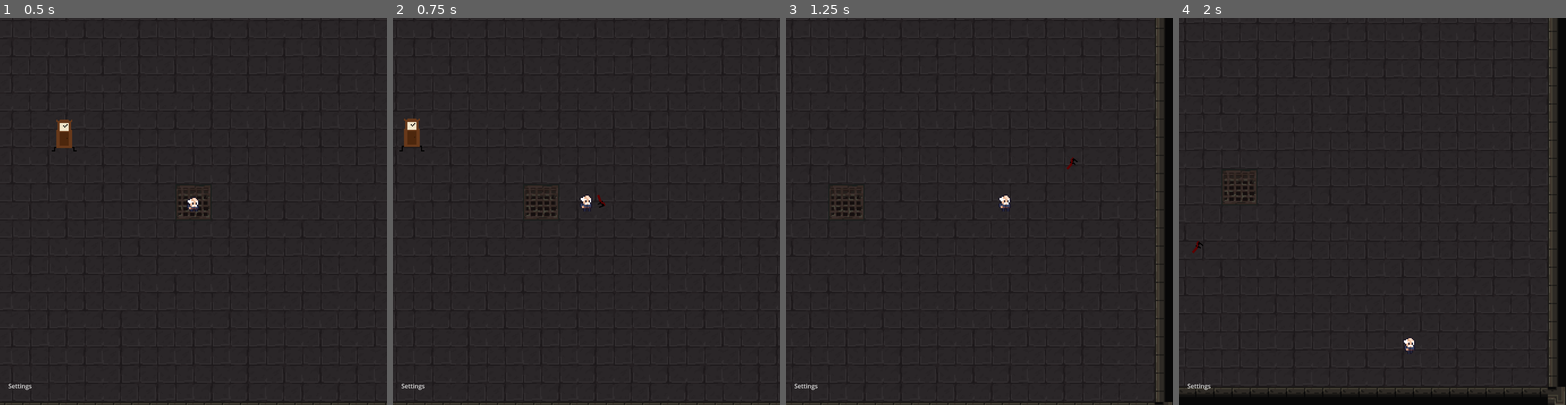
Above: before the commit, frames 1-4 (left to right).
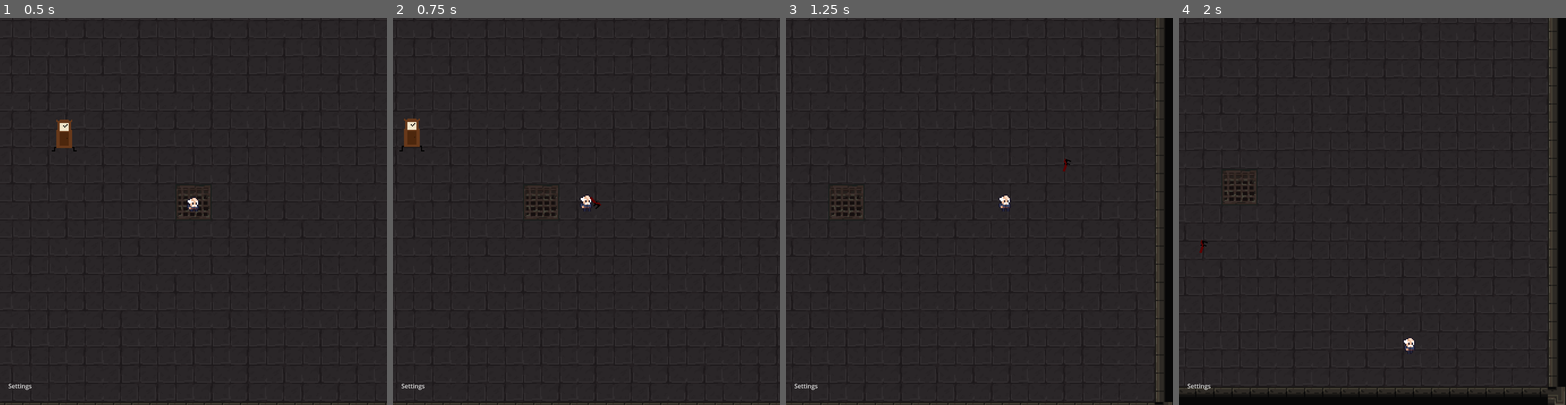
Above: after the commit, the same moments.

Repository: Jodios/JameGam30
Game: Godot game, scene res://levels/level_one/level_one.tscn
Same seed, same stepped clock (60 frames per second), same inputs: the game is played once before the commit and once after it.
Inputs (mouse positions are in pixels of both pictures, inside the frame that each line leads up to):
- Up to frame 1 (0.5 s): no input
- Up to frame 2 (0.75 s): tap Enter at 0.5 s; move the mouse to (671, 192) at 0.52 s; hold D (right) from 0.53 s (still down); click (671, 192) at 0.6 s
- Up to frame 3 (1.25 s): keep holding D (right)
- Up to frame 4 (2 s): move the mouse to (1295, 230) at 1.27 s; release D (right) at 1.28 s; hold S (down) from 1.28 s (still down); click (1295, 230) at 1.35 s

Frame 1 is identical in both runs. In frame 2, less than 0.1% of the frame differs, in the area x 50-55%, y 45-50%; in frame 3, less than 0.1%, in the area x 71-76%, y 36-40%; in frame 4, less than 0.1%.

Commit message:
changed process to physics process

Diff:
--- a/weapons/wrench/wrench.gd
+++ b/weapons/wrench/wrench.gd
@@ -9,7 +9,7 @@
 func _ready():
 	$Area2D.body_entered.connect(check_collision)
 
-func _process(_delta):
+func _physics_process(delta):
 	global_position += direction  * 5
 	rotation_degrees += 20
 
Not shown, changed: Wrenchman.exe
